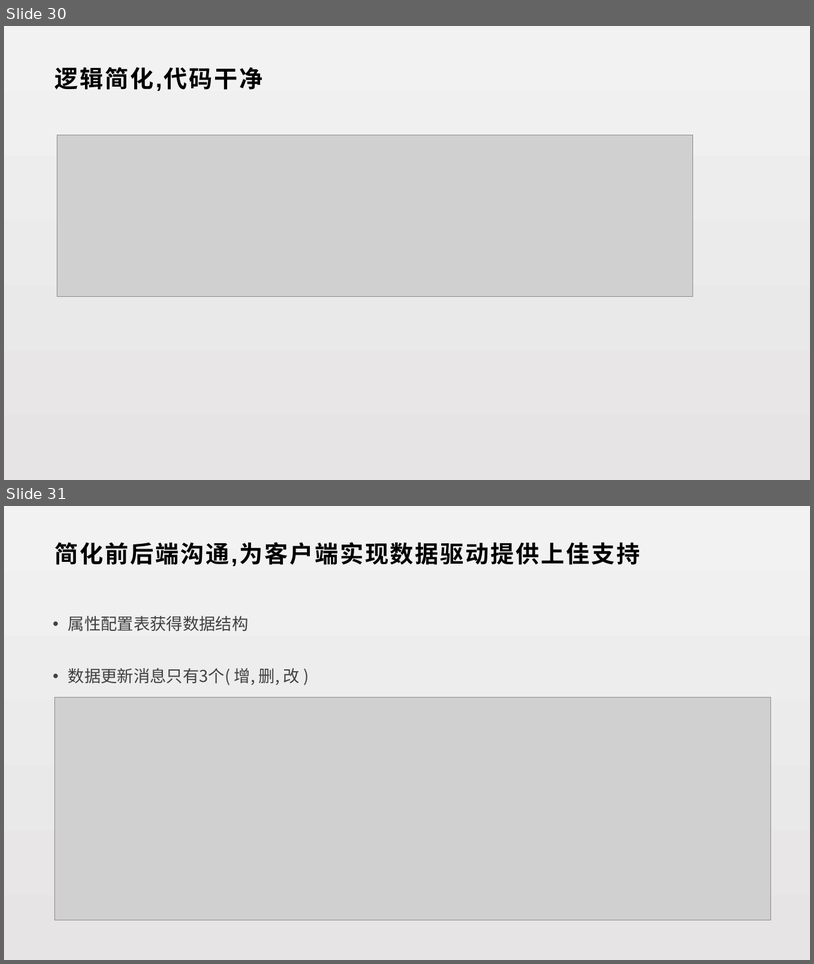
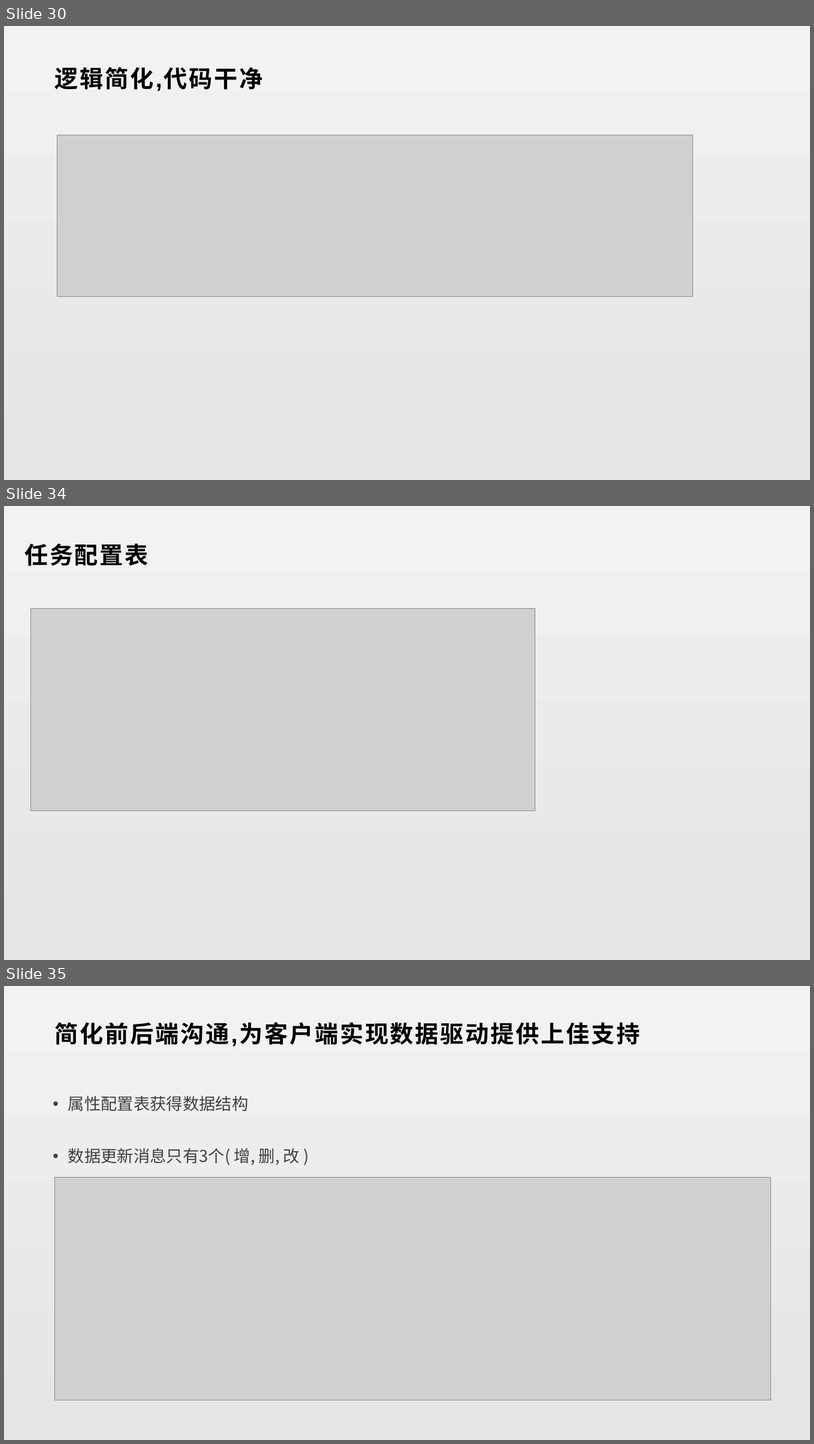
Before and after one commit to lori227/KFrame, a slide deck: _doc/KFrame.pptx. Shown one above the other, each under a label of ours: slides 30 and 31 before the commit, slides 30, 34 and 35 after it; the slides between them are not shown. The pictures are 814x964 and 814x1444 pixels, drawn with LibreOffice and Linux fonts; fonts in the diff are those of the drawing; grey boxes stand for pictures. Boxes give left, top, right and bottom in pixels: in the first picture for what was removed or moved away, otherwise in the second. Text is boxed around its words. In the diff, an @@ line names an element or a change of style, - is before the commit and + after.

```diff
--- a/_doc/KFrame.pptx
+++ b/_doc/KFrame.pptx
@@ slide 34 added at [4, 506, 810, 960], background gradient #F2F2F2 to #E6E4E4 @@
@@ text added at [24, 543, 149, 566], 28 pt, text #000000, bold @@
+任务配置表
@@ picture added at [30, 608, 535, 810] @@
@@ what was slide 31 is now slide 35 @@
```
Also in this commit, not shown: 8 slides changed, 5 other slides added, 2 slides removed, 1 other file.
